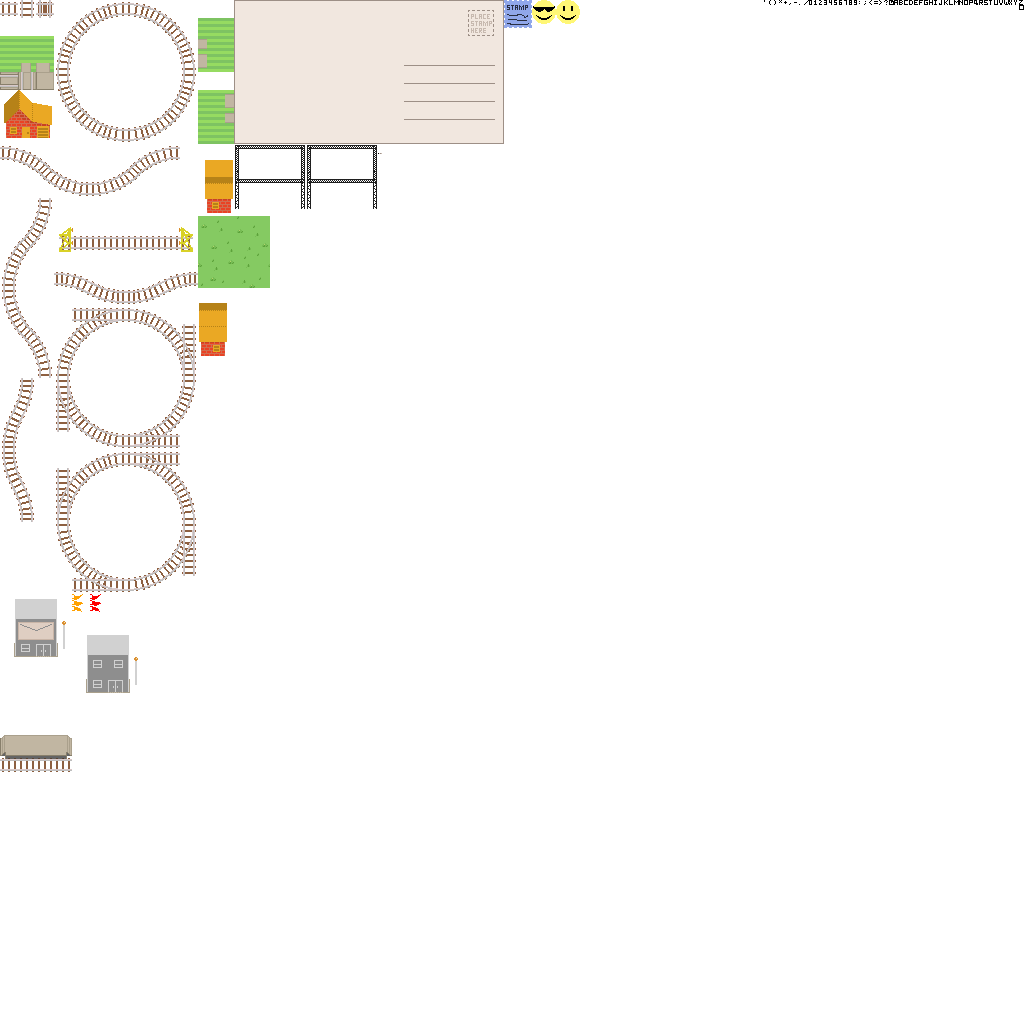
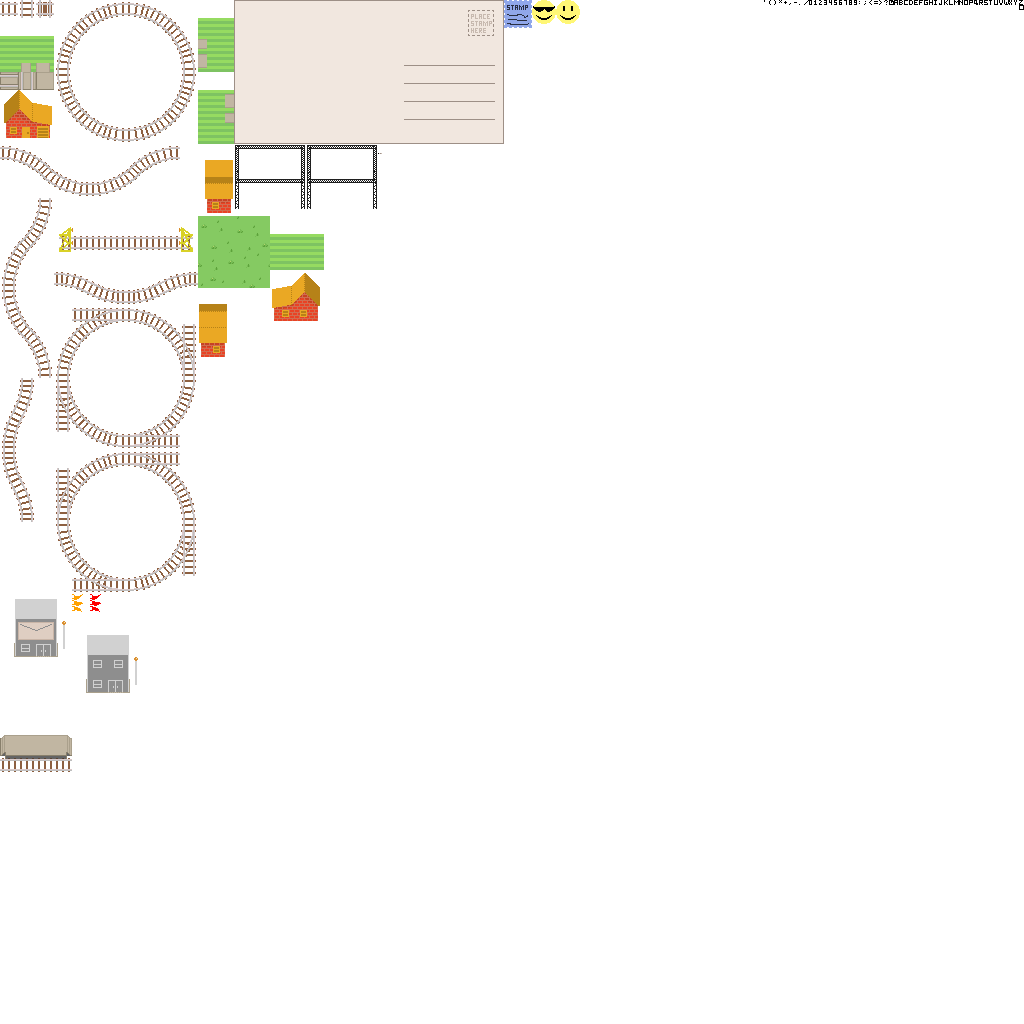
Before/after of a 1024 × 1024 layered artwork. What changed in the layer stack:
painted on "base.png" over [6, 18, 324, 357]
